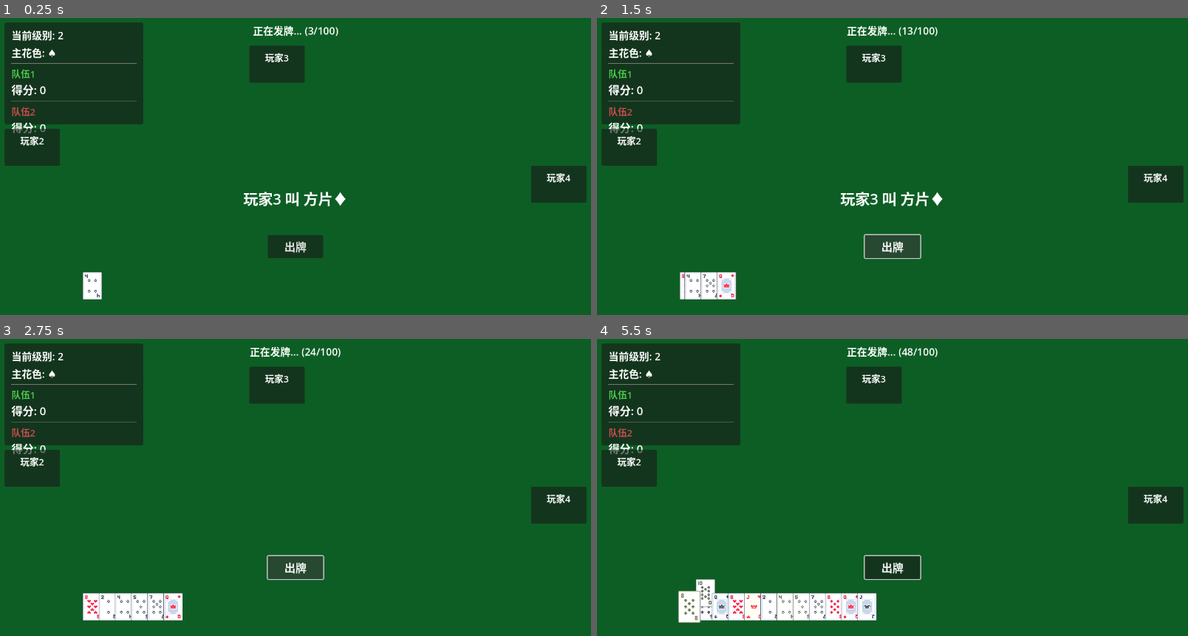
Above: before the commit, frames 1-4 (two rows, left to right).
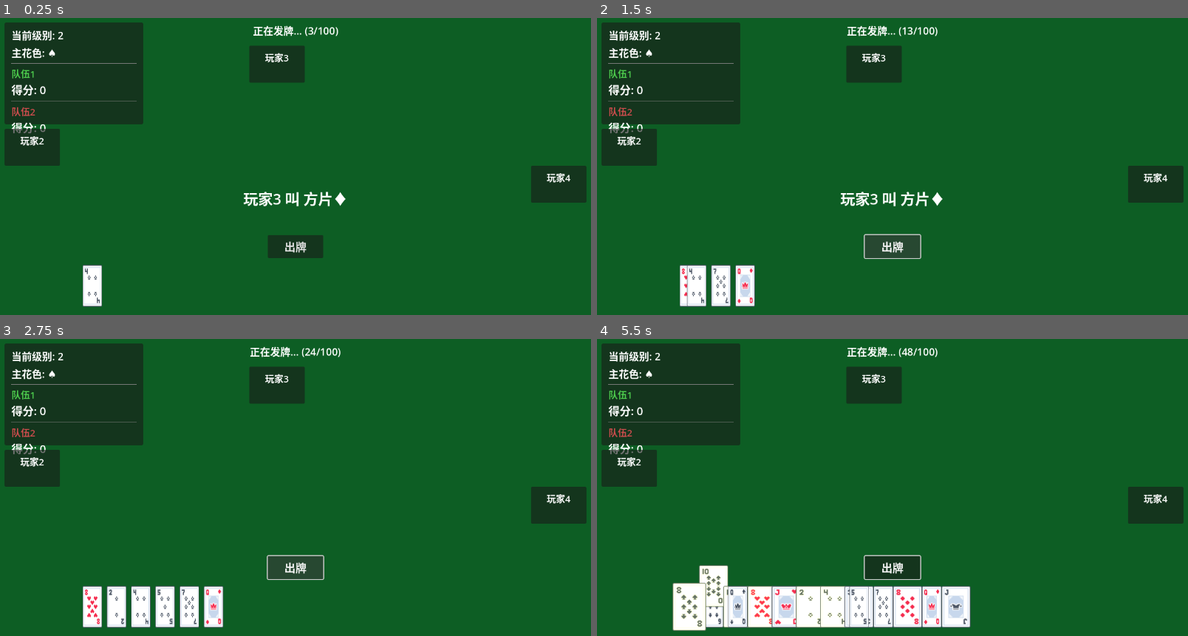
Above: after the commit, the same moments.

Repository: Eda-1121/Video-game-development
Game: Godot game, scene res://scenes/main.tscn
The game is run twice, just before and just after one commit, with the same random seed, the same clock (stepped at 60 frames per second) and the same inputs.
Inputs (mouse positions are in pixels of both pictures, inside the frame that each line leads up to):
- Up to frame 1 (0.25 s): no input
- Up to frame 2 (1.5 s): click "出牌" at 0.5 s; click "出牌" at 1.25 s
- Up to frame 3 (2.75 s): click "出牌" at 2 s
- Up to frame 4 (5.5 s): tap Enter at 2.75 s; move the mouse to (732, 606) at 2.77 s; click (732, 606) at 2.92 s; move the mouse to (744, 603) at 3.52 s; click (744, 603) at 3.67 s; move the mouse to (732, 606) at 4.27 s; click (732, 606) at 4.42 s; move the mouse to (685, 606) at 5.02 s; click (685, 606) at 5.17 s

The runs differ from the first frame. In frame 1, 0.2% of the frame differs, in the area x 14-18%, y 83-98%; in frame 2, 1.4%; in frame 3, 2.3%; in frame 4, 6.0%, in the area x 12-64%, y 76-99%.

Commit message:
增加卡牌显示大小，整体放大1.5倍
- 添加CARD_SCALE常量（1.5倍），统一控制卡牌缩放
- 在_setup_sprite中设置sprite.scale为CARD_SCALE
- 调整碰撞区域大小以匹配放大后的卡牌（52.5x135）
- 调整player.gd中的card_spacing从35.0改为52.5
- 按比例调整HOVER_HEIGHT（25→37.5）和SELECTED_HEIGHT（30→45）
- 修正hover和unhover效果中的scale动画，基于CARD_SCALE进行缩放

卡牌现在显示更大更清晰，所有交互效果与新尺寸成比例

🤖 Generated with [Claude Code](https://claude.com/claude-code)

Co-Authored-By: Claude <noreply@anthropic.com>

Diff:
--- a/扑克牌游戏-升级/scripts/card.gd
+++ b/扑克牌游戏-升级/scripts/card.gd
@@ -34,9 +34,10 @@
 # 动画参数
 const FLIP_DURATION = 0.3
 const FLIP_HALF_TIME = 0.15
-const HOVER_HEIGHT = 25  # 增加悬停高度使效果更明显
-const HOVER_SCALE = 1.15  # 增加悬停缩放比例
-const SELECTED_HEIGHT = 30  # 选中时的向上偏移高度
+const CARD_SCALE = 1.5  # 卡牌整体缩放比例
+const HOVER_HEIGHT = 37.5  # 悬停高度（与CARD_SCALE成比例）
+const HOVER_SCALE = 1.15  # 悬停时额外的缩放比例
+const SELECTED_HEIGHT = 45  # 选中时的向上偏移高度（与CARD_SCALE成比例）
 
 # 交互状态
 var is_selectable: bool = true
@@ -64,9 +65,11 @@
 	if not has_node("Sprite2D"):
 		sprite = Sprite2D.new()
 		sprite.name = "Sprite2D"
+		sprite.scale = Vector2(CARD_SCALE, CARD_SCALE)  # 设置卡牌缩放
 		add_child(sprite)
 	else:
 		sprite = get_node("Sprite2D")
+		sprite.scale = Vector2(CARD_SCALE, CARD_SCALE)  # 确保已存在的sprite也缩放
 
 func _setup_area2d():
 	if not has_node("Area2D"):
@@ -76,11 +79,11 @@
 
 		collision_shape = CollisionShape2D.new()
 		var shape = RectangleShape2D.new()
-		# 碰撞区域只覆盖卡牌左侧可见部分（宽度35像素，与card_spacing匹配）
-		shape.size = Vector2(35, 90)
+		# 碰撞区域只覆盖卡牌左侧可见部分（根据CARD_SCALE调整）
+		shape.size = Vector2(35 * CARD_SCALE, 90 * CARD_SCALE)
 		collision_shape.shape = shape
 		# 将碰撞形状向左偏移，使其覆盖左侧
-		collision_shape.position = Vector2(-12.5, 0)  # (35-60)/2 = -12.5
+		collision_shape.position = Vector2(-12.5 * CARD_SCALE, 0)
 		area_2d.add_child(collision_shape)
 
 		area_2d.input_event.connect(_on_area_input_event)
@@ -252,7 +255,9 @@
 	var target_y = original_position.y - base_offset - HOVER_HEIGHT
 
 	tween.tween_property(self, "position:y", target_y, 0.2)
-	tween.tween_property(self, "scale", Vector2(HOVER_SCALE, HOVER_SCALE), 0.2)
+	# 在卡牌基础缩放上再应用hover缩放
+	var hover_scale = CARD_SCALE * HOVER_SCALE
+	tween.tween_property(sprite, "scale", Vector2(hover_scale, hover_scale), 0.2)
 
 	# 动画完成后，如果不再悬停则恢复z_index
 	tween.finished.connect(func():
@@ -285,7 +290,8 @@
 	var target_y = original_position.y - base_offset
 
 	tween.tween_property(self, "position:y", target_y, 0.2)
-	tween.tween_property(self, "scale", Vector2(1.0, 1.0), 0.2)
+	# 恢复到卡牌基础缩放
+	tween.tween_property(sprite, "scale", Vector2(CARD_SCALE, CARD_SCALE), 0.2)
 # ============================================
 # 选中状态
 # ============================================
--- a/扑克牌游戏-升级/scripts/player.gd
+++ b/扑克牌游戏-升级/scripts/player.gd
@@ -19,7 +19,7 @@
 
 # UI相关
 var hand_container: Node2D
-var card_spacing: float = 35.0
+var card_spacing: float = 52.5  # 35.0 * 1.5 (配合CARD_SCALE)
 var selected_cards: Array[Card] = []
 
 func _ready():
